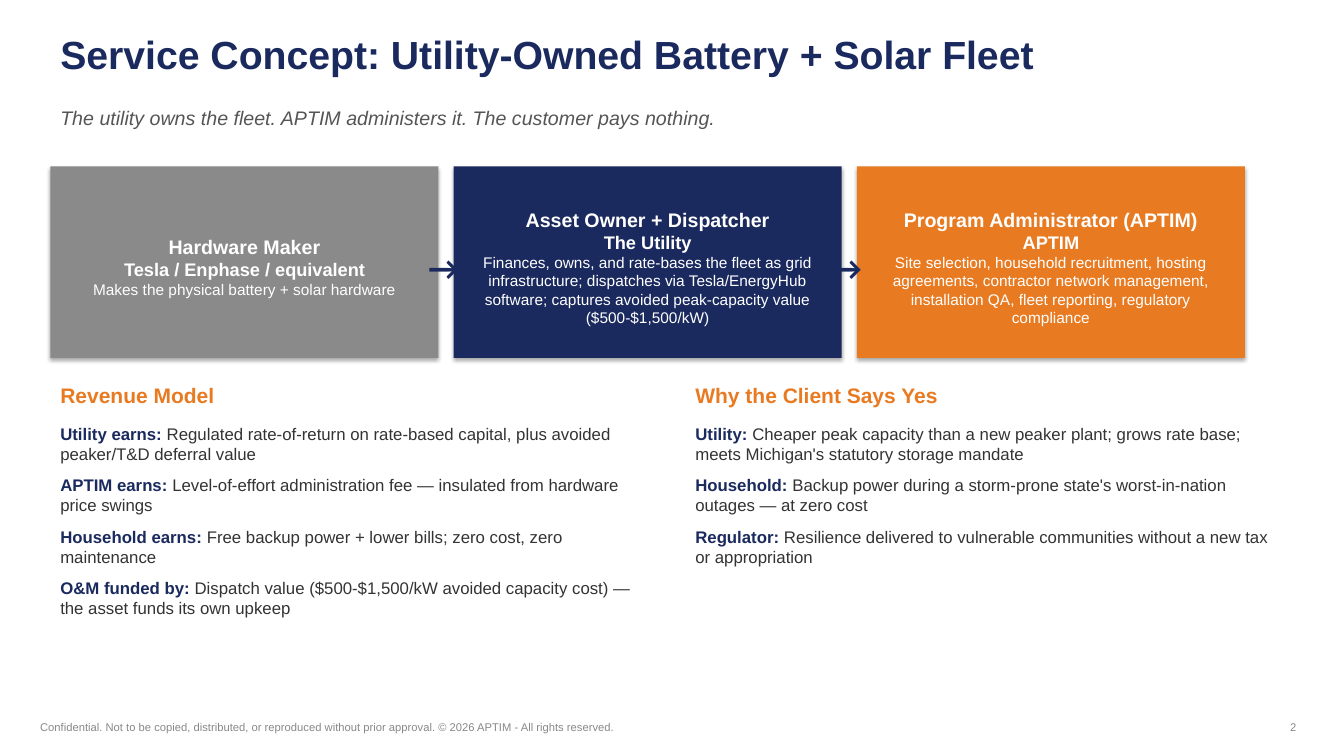
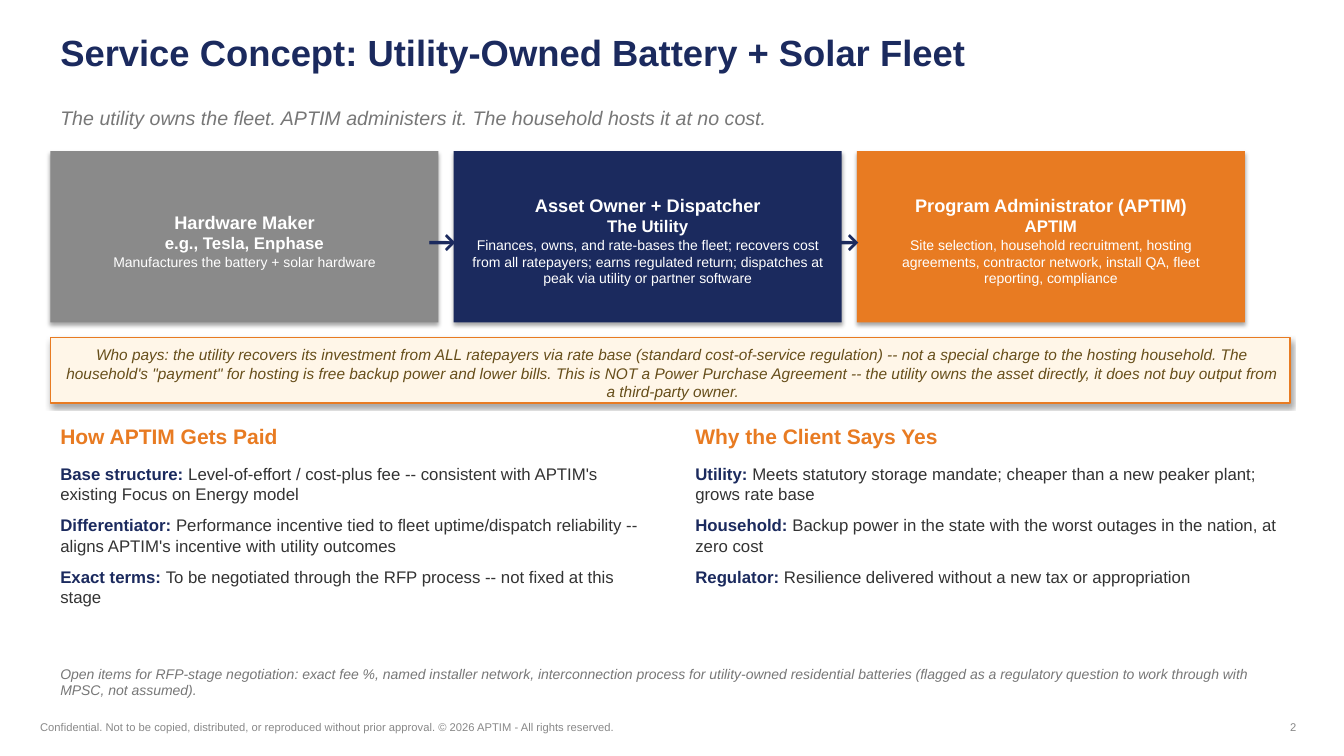
Before and after one commit to graseeuh/HERMES, a slide deck: slide 2 of STRIVE_Capstone_Christian_Slides.pptx. Drawn at 1344x756 pixels with LibreOffice and Linux fonts; fonts in the diff are those of the drawing. Boxes give left, top, right and bottom in pixels: in the first picture for what was removed or moved away, otherwise in the second. Text is boxed around its words. In the diff, an @@ line names an element or a change of style, - is before the commit and + after.

```diff
--- a/STRIVE_Capstone_Christian_Slides.pptx
+++ b/STRIVE_Capstone_Christian_Slides.pptx
@@ text "Service Concept: Utility-Owned Battery + ..." at [60,39,965,74]: size 28 to 26 pt @@
@@ text at [60,111,766,129]: text changed; text colour #555555 to #777777 @@
-The utility owns the fleet. APTIM administers it. The customer pays nothing.
+The utility owns the fleet. APTIM administers it. The household hosts it at no cost.
@@ rectangle "Hardware Maker": place and size @@
-rectangle "Hardware Maker" at [50,166,439,358]
+rectangle "Hardware Maker" at [50,151,439,323]
@@ rectangle "Asset Owner + Dispatcher": place and size @@
-rectangle "Asset Owner + Dispatcher" at [454,166,842,358]
+rectangle "Asset Owner + Dispatcher" at [454,151,842,323]
@@ rectangle "Program Administrator (APTIM)": place and size @@
-rectangle "Program Administrator (APTIM)" at [857,166,1245,358]
+rectangle "Program Administrator (APTIM)" at [857,151,1245,323]
@@ text in rectangle at [535,198,761,236]: size 14 to 13 pt in "Asset Owner + Dispatcher"; size 13 to 12 pt in "The Utility" @@
@@ text in rectangle at [915,198,1187,232]: size 14 to 13 pt in "Program Administrator (APTIM)"; size 13 to 12 pt in "APTIM" @@
@@ text in rectangle at [113,237,376,270]: text changed; size 11 to 10 pt @@
-Tesla / Enphase / equivalent
-Makes the physical battery + solar hardware
+e.g., Tesla, Enphase
+Manufactures the battery + solar hardware
@@ text in rectangle at [174,216,315,229]: size 14 to 13 pt in "Hardware Maker" @@
@@ text "→": place and size @@
-text "→" at [418,242,454,292]
+text "→" at [418,217,454,267]
@@ text "→" at [418,217,454,267]: size 24 to 22 pt @@
@@ text "→": place and size @@
-text "→" at [822,242,857,292]
+text "→" at [822,217,857,267]
@@ text "→" at [822,217,857,267]: size 24 to 22 pt @@
@@ text in rectangle at [472,240,823,286]: text changed; size 11 to 10 pt @@
-Finances, owns, and rate-bases the fleet as grid infrastructure; dispatches via Tesla/EnergyHub software; captures avoided peak-capacity value ($500-$1,500/kW)
+Finances, owns, and rate-bases the fleet; recovers cost from all ratepayers; earns regulated return; dispatches at peak via utility or partner software
@@ text in rectangle at [902,240,1199,286]: text changed; size 11 to 10 pt @@
-Site selection, household recruitment, hosting agreements, contractor network management, installation QA, fleet reporting, regulatory compliance
+Site selection, household recruitment, hosting agreements, contractor network, install QA, fleet reporting, compliance
@@ rectangle added at [50,338,1291,403], fill #FFF6E8, outline #E87B22 1 pt, 11 pt, text #664E1A, italic @@
+Who pays: the utility recovers its investment from ALL ratepayers via rate base (standard cost-of-service regulation) -- not a special charge to the hosting household. The household's "payment" for hosting is free backup power and lower bills. This is NOT a Power Purchase Agreement -- the utility owns the asset directly, it does not buy output from a third-party owner.
@@ text removed at [60,387,215,403] @@
-Revenue Model
@@ text "Why the Client Says Yes": place and size @@
-text "Why the Client Says Yes" at [695,387,937,408]
+text "Why the Client Says Yes" at [695,428,937,448]
@@ text removed at [60,428,619,618] @@
-Utility earns: Regulated rate-of-return on rate-based capital, plus avoided peaker/T&D deferral value
-APTIM earns: Level-of-effort administration fee — insulated from hardware price swings
-Household earns: Free backup power + lower bills; zero cost, zero maintenance
-O&M funded by: Dispatch value ($500-$1,500/kW avoided capacity cost) — the asset funds its own upkeep
@@ text added at [60,428,277,445], 15 pt, text #E87B22, bold @@
+How APTIM Gets Paid
@@ text added at [60,468,621,607], 12 pt, text #333333 @@
+Base structure: Level-of-effort / cost-plus fee -- consistent with APTIM's existing Focus on Energy model
+Differentiator: Performance incentive tied to fleet uptime/dispatch reliability -- aligns APTIM's incentive with utility outcomes
+Exact terms: To be negotiated through the RFP process -- not fixed at this stage
@@ text at [695,468,1276,587]: text changed @@
-Utility: Cheaper peak capacity than a new peaker plant; grows rate base; meets Michigan's statutory storage mandate
-Household: Backup power during a storm-prone state's worst-in-nation outages — at zero cost
-Regulator: Resilience delivered to vulnerable communities without a new tax or appropriation
+Utility: Meets statutory storage mandate; cheaper than a new peaker plant; grows rate base
+Household: Backup power in the state with the worst outages in the nation, at zero cost
+Regulator: Resilience delivered without a new tax or appropriation
@@ text added at [60,669,1248,698], 10 pt, text #777777, italic @@
+Open items for RFP-stage negotiation: exact fee %, named installer network, interconnection process for utility-owned residential batteries (flagged as a regulatory question to work through with MPSC, not assumed).
```
Also in this commit, not shown: 1 other slide changed.
